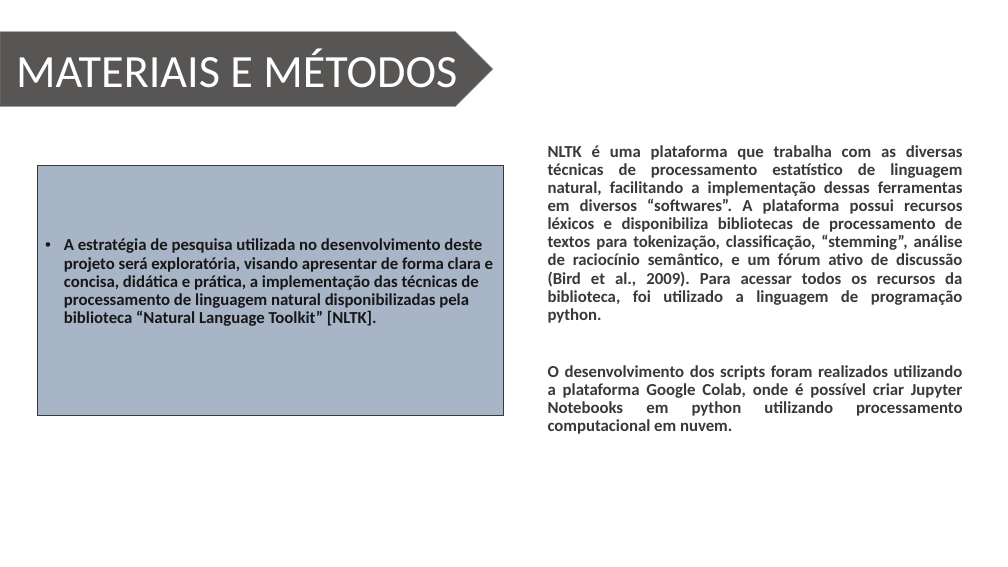
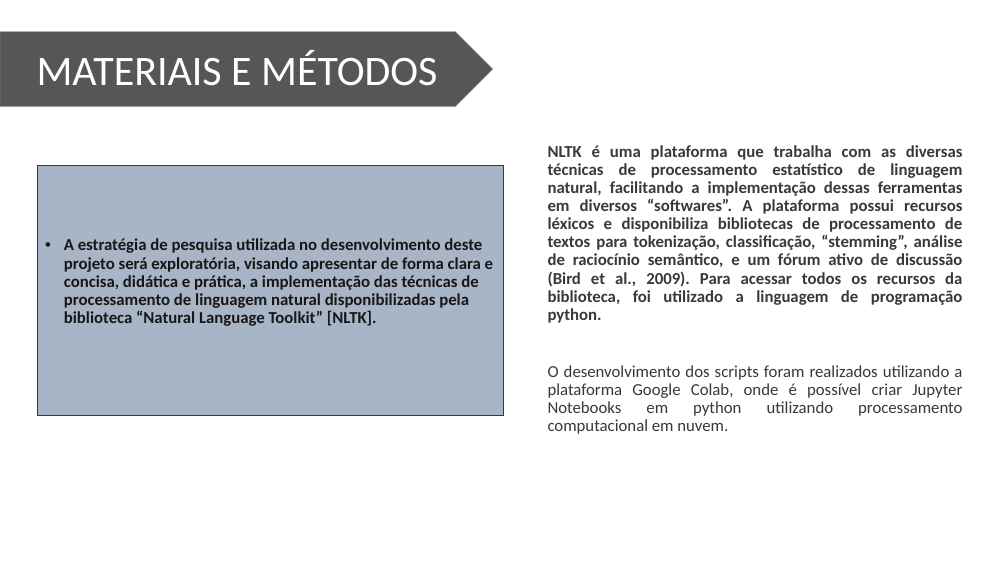
Before and after one commit to Wiryco/Natural-Language-Analysis-And-Processing, a slide deck: slide 4 of Apresentação TCC - Vinícius Andrade Lopes.pptx. Drawn at 1008x567 pixels with LibreOffice and Linux fonts; fonts in the diff are those of the drawing; background and template pictures are left out. Boxes give left, top, right and bottom in pixels: in the first picture for what was removed or moved away, otherwise in the second. Text is boxed around its words. In the diff, an @@ line names an element or a change of style, - is before the commit and + after.

```diff
--- a/Apresentação TCC - Vinícius Andrade Lopes.pptx
+++ b/Apresentação TCC - Vinícius Andrade Lopes.pptx
@@ pentagon arrow "MATERIAIS E MÉTODOS" at (x1=0, y1=32, x2=493, y2=107): size 44 to 40 pt @@
@@ text at (x1=548, y1=365, x2=962, y2=434): bold off in "O desenvolvimento dos scripts foram realizados utilizando ..." @@
```
Also in this commit, not shown: 3 other slides changed, 2 slides added, 1 slide removed.
